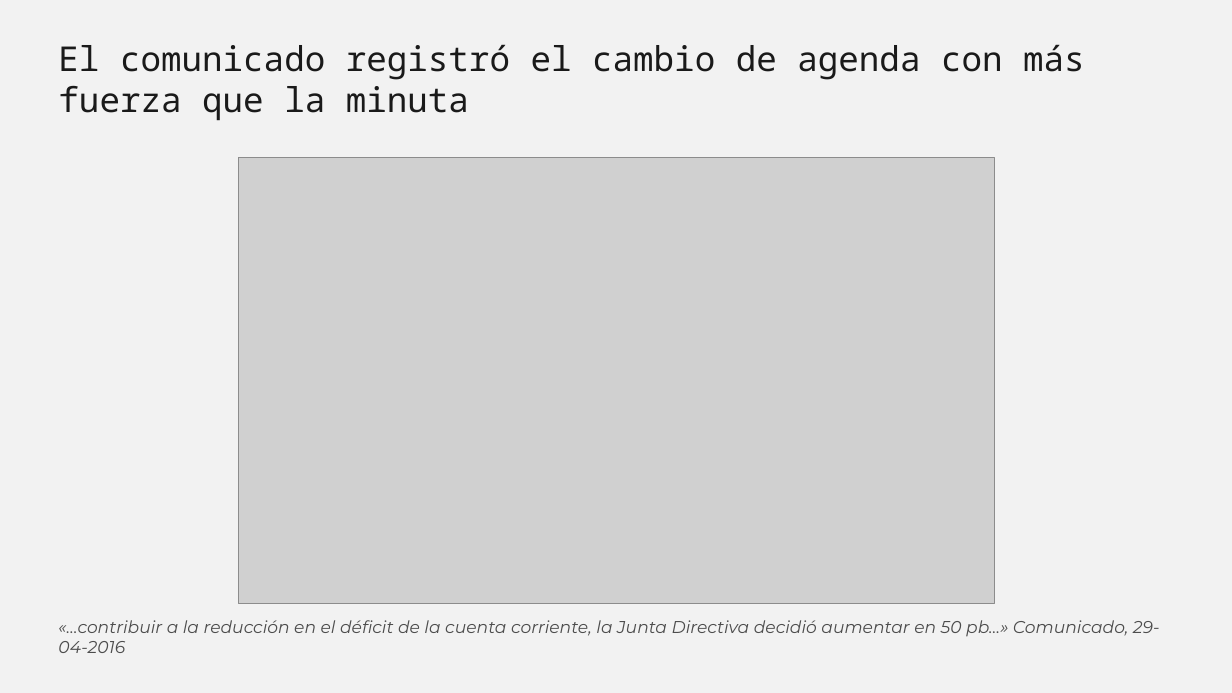
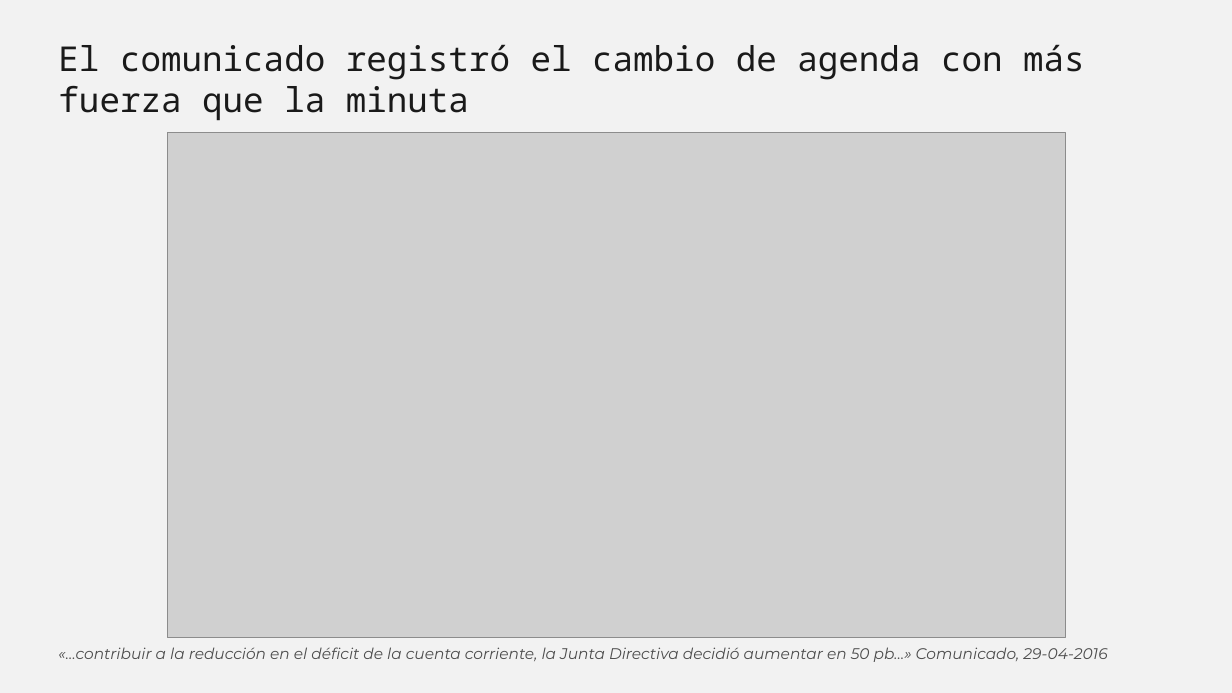
Before and after one commit to talleres-ECON3785/taller_03, a slide deck: slide 10 of 04_Presentaciones/borrador_presentacion.pptx. Drawn at 1232x693 pixels with LibreOffice and Linux fonts; fonts in the diff are those of the drawing; grey boxes stand for pictures. Boxes give left, top, right and bottom in pixels: in the first picture for what was removed or moved away, otherwise in the second. Text is boxed around its words. In the diff, an @@ line names an element or a change of style, - is before the commit and + after.

```diff
--- a/04_Presentaciones/borrador_presentacion.pptx
+++ b/04_Presentaciones/borrador_presentacion.pptx
@@ picture: place and size @@
-picture at [238, 157, 994, 604]
+picture at [167, 132, 1064, 638]
@@ text "«…contribuir a la reducción en ...": place and size @@
-text "«…contribuir a la reducción en ..." at [58, 620, 1160, 653]
+text "«…contribuir a la reducción en ..." at [58, 647, 1107, 662]
@@ text "«…contribuir a la reducción en ..." at [58, 647, 1107, 662]: size 20 to 18 pt @@
```
Also in this commit, not shown: 12 other slides changed, 5 other files.
